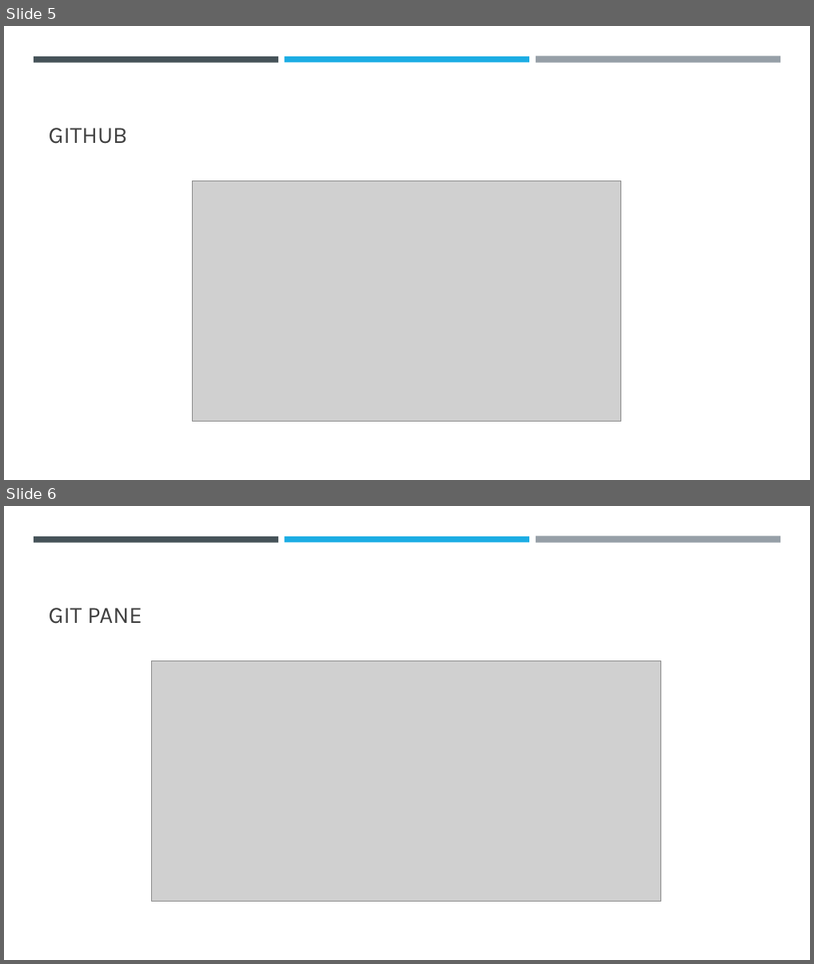
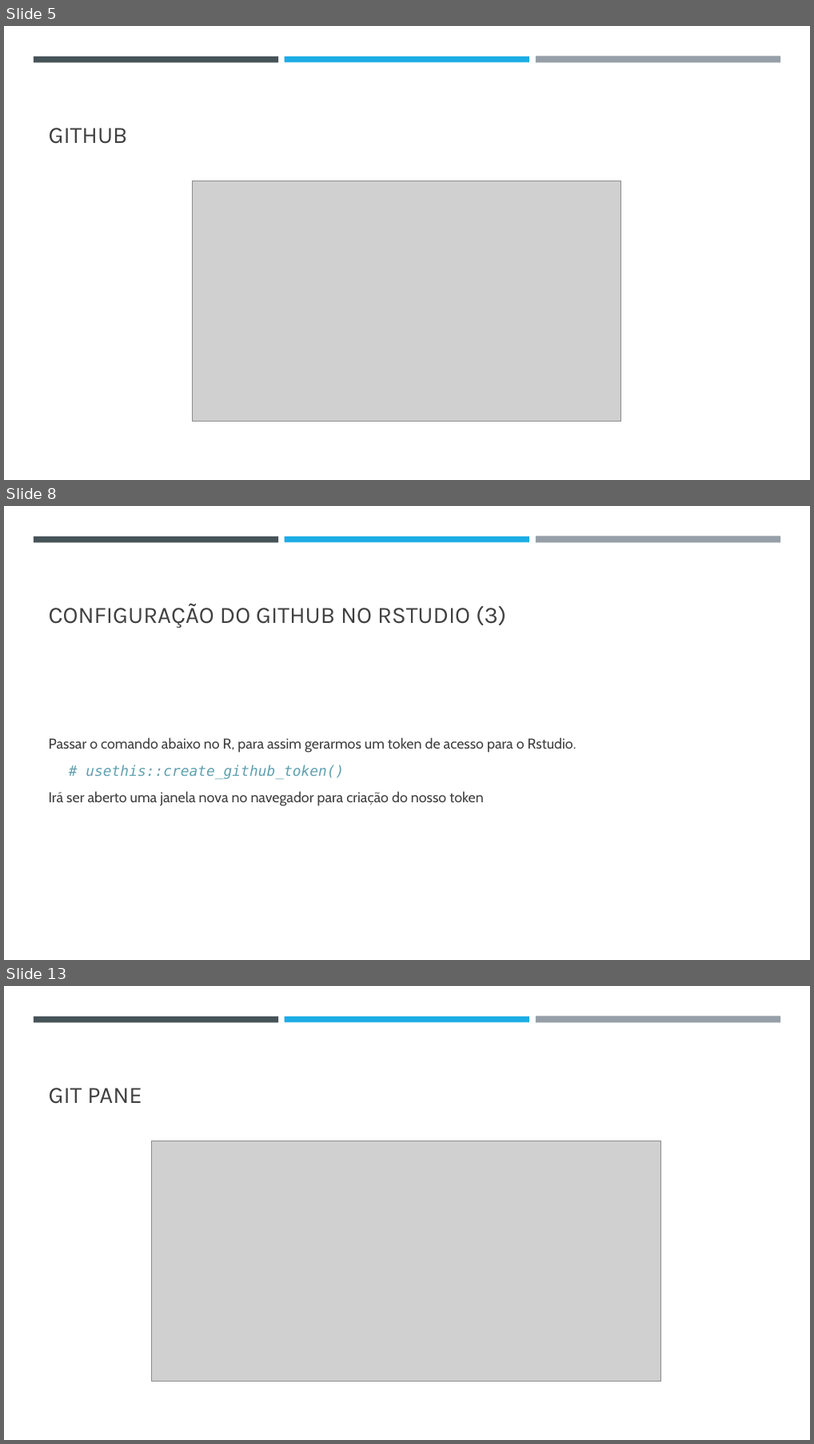
Before and after one commit to dgi-workshops/slides_programacao, a slide deck: slides_final/slide3.pptx. Shown one above the other, each under a label of ours: slides 5 and 6 before the commit, slides 5, 8 and 13 after it; the slides between them are not shown. The pictures are 814x964 and 814x1444 pixels, drawn with LibreOffice and Linux fonts; fonts in the diff are those of the drawing; grey boxes stand for pictures. Boxes give left, top, right and bottom in pixels: in the first picture for what was removed or moved away, otherwise in the second. Text is boxed around its words. In the diff, an @@ line names an element or a change of style, - is before the commit and + after.

```diff
--- a/slides_final/slide3.pptx
+++ b/slides_final/slide3.pptx
@@ slide 8 added at bbox=[4, 506, 810, 960], background #FFFFFF; not listed: 3 template elements that a slide beside it also shows @@
@@ title added at bbox=[49, 603, 506, 628], 28 pt, text #404040 @@
+CONFIGURAÇÃO DO GITHUB NO RSTUDIO (3)
@@ text added at bbox=[49, 737, 577, 806], 17 pt, text #404040 @@
+Passar o comando abaixo no R, para assim gerarmos um token de acesso para o Rstudio.
+# usethis::create_github_token()
+Irá ser aberto uma janela nova no navegador para criação do nosso token
@@ what was slide 6 is now slide 13 @@
```
Also in this commit, not shown: 1 slide changed, 6 other slides added, 3 other files.
